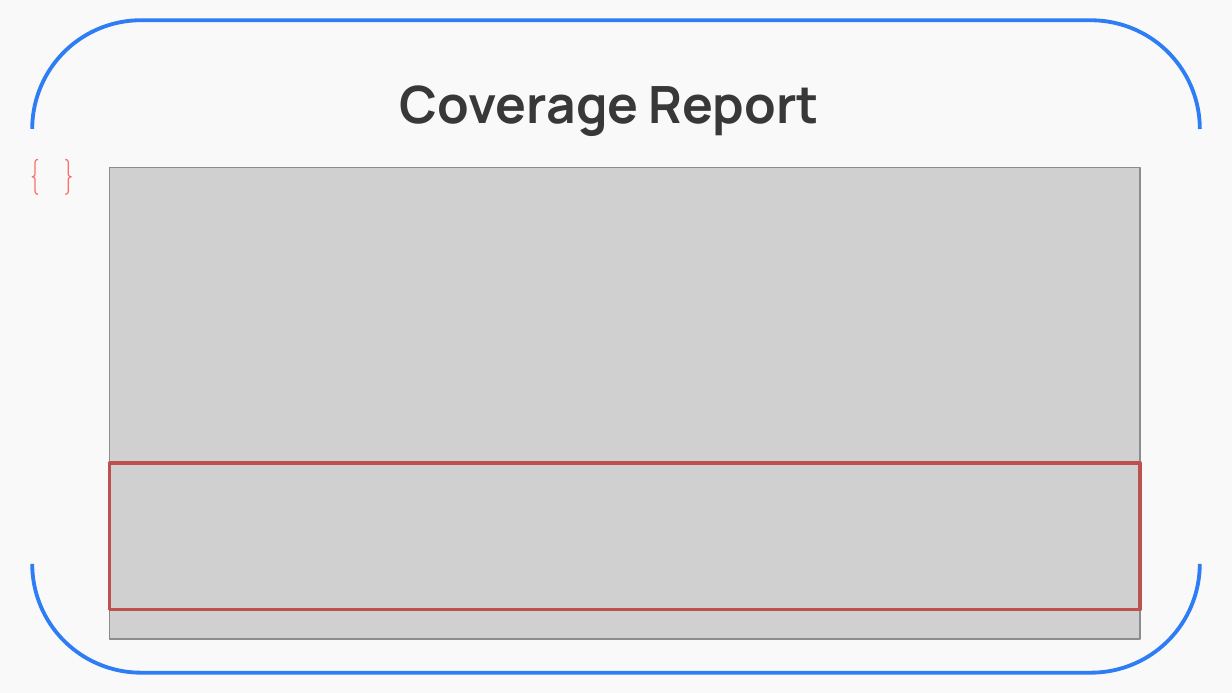
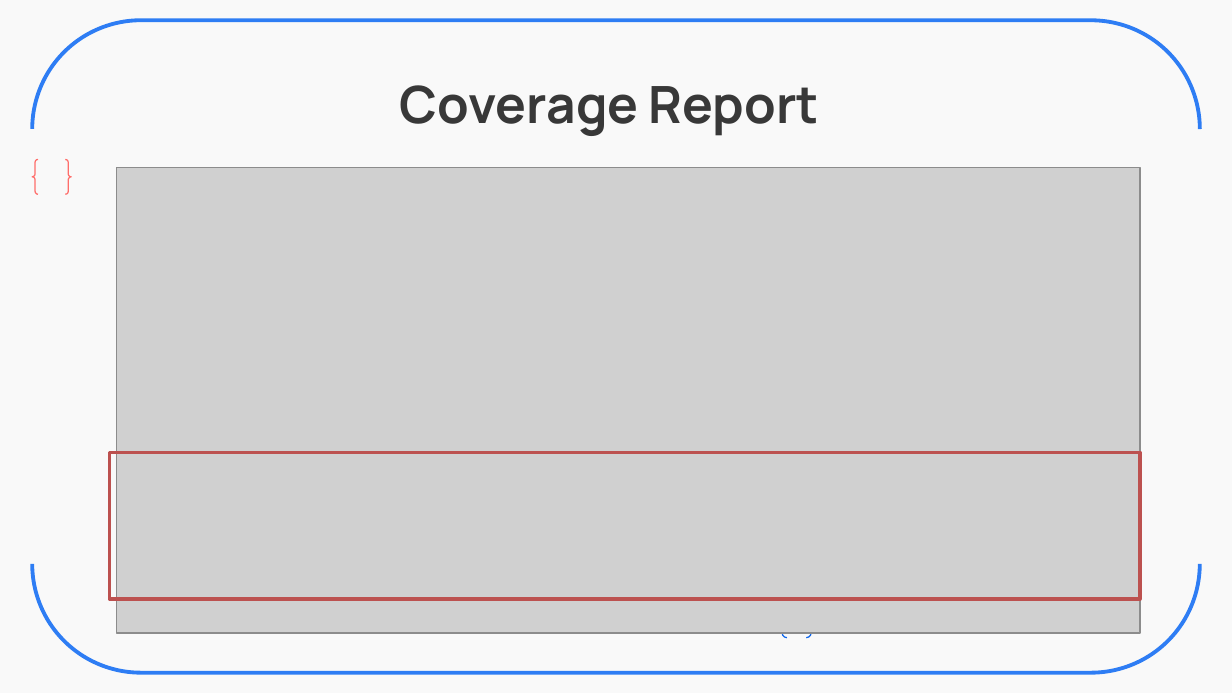
Before and after one commit to ZavierHuang/RESTFUL-API-DESIGN, a slide deck: slide 16 of 黃昱叡_SW2_Backend_Practice.pptx. Drawn at 1232x693 pixels with LibreOffice and Linux fonts; fonts in the diff are those of the drawing; grey boxes stand for pictures. Boxes give left, top, right and bottom in pixels: in the first picture for what was removed or moved away, otherwise in the second. Text is boxed around its words. In the diff, an @@ line names an element or a change of style, - is before the commit and + after.

```diff
--- a/黃昱叡_SW2_Backend_Practice.pptx
+++ b/黃昱叡_SW2_Backend_Practice.pptx
@@ picture: place and size @@
-picture at [110,168,1140,639]
+picture at [116,168,1140,633]
@@ rectangle: place and size @@
-rectangle at [110,463,1140,610]
+rectangle at [110,452,1140,599]
@@ bracket pair added at [782,602,812,637], outline #0E66EB 0.75 pt @@
```
Also in this commit, not shown: 3 other slides changed.
